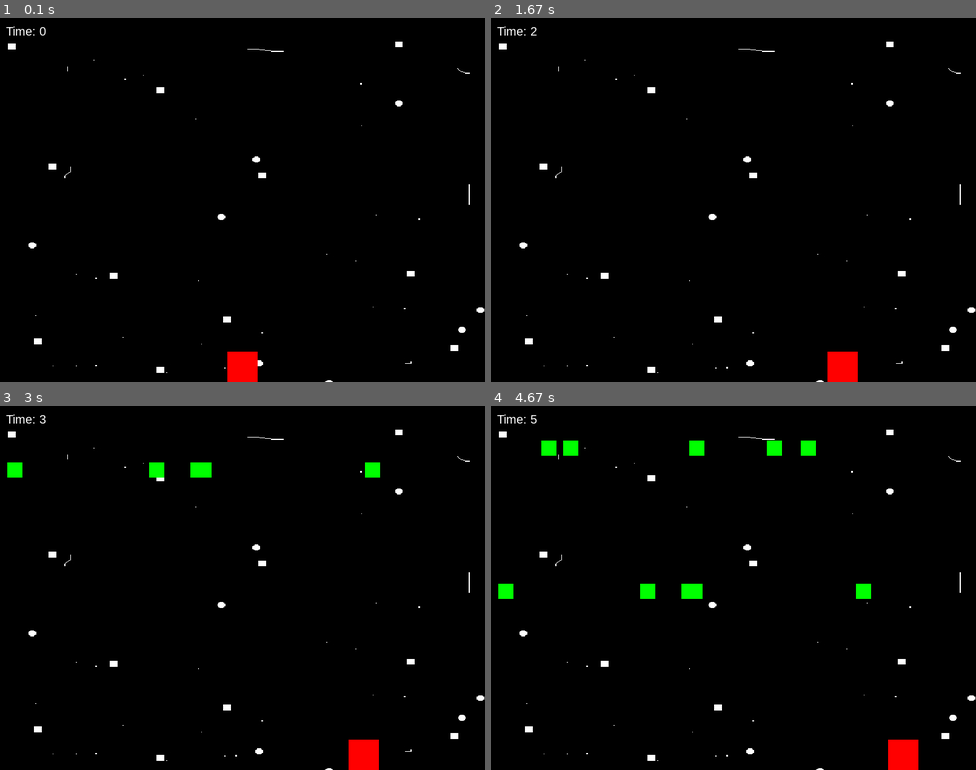
Above: before the commit, frames 1-4 (two rows, left to right).
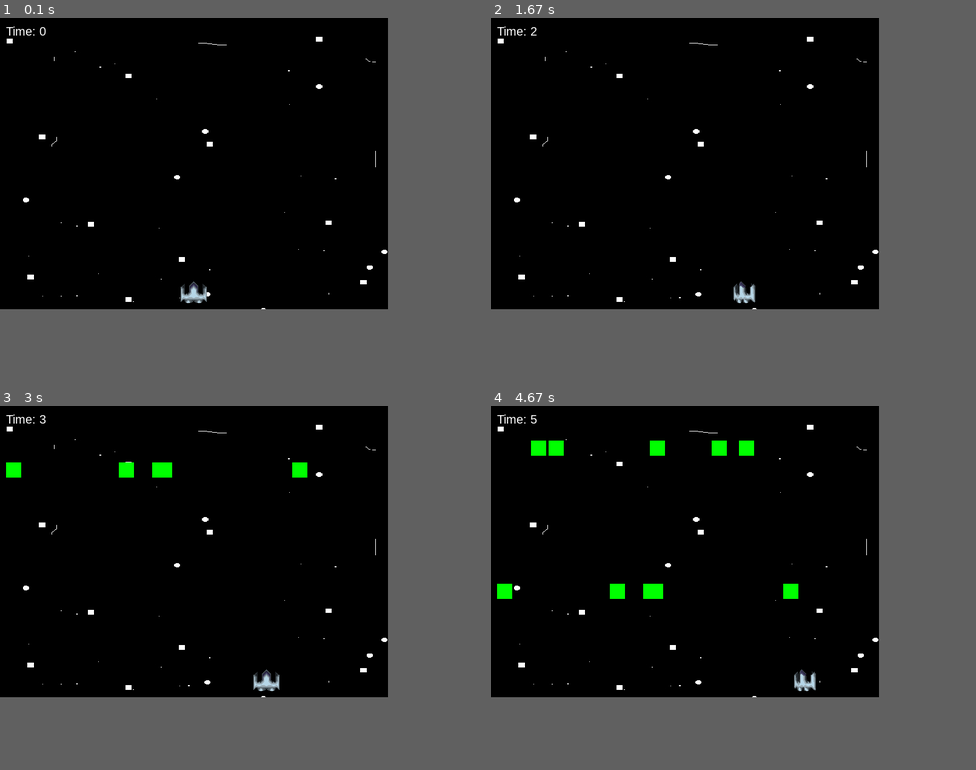
Above: after the commit, the same moments.

Repository: 08darknight1/Python-9-Games-in-1
Game: pygame game, started from Main.py
The game is run twice, just before and just after one commit, with the same random seed, the same clock (stepped at 60 frames per second) and the same inputs.
Inputs:
- Up to frame 1 (0.1 s): type "1 (at the terminal prompt)" at 0 s
- Up to frame 2 (1.67 s): hold Right 0.33-0.8 s; hold Right 0.83-1.3 s; hold Left from 1.33 s (still down)
- Up to frame 3 (3 s): release Left at 1.87 s; hold Left 1.9-2.3 s; hold Right 2.33-2.97 s
- Up to frame 4 (4.67 s): hold Left 3-3.47 s; hold Right 3.5-3.97 s; hold Right 4-4.47 s; hold Left from 4.5 s (still down)
In our replay, the window is 800x600 before the commit and 640x480 after it. These sizes can differ from the game's own. Grey fills any space a smaller window leaves; there, only what the larger window draws over its background counts as a difference.

The runs differ from the first frame. In frame 1, 1.5% of the frame differs, in the area x 1-100%, y 5-100%; in frame 2, 1.5%; in frame 3, 2.2%; in frame 4, 3.3%.

Commit message:
Created player main ship sprite and added turning animation to ship!

Diff:
--- a/Main.py
+++ b/Main.py
@@ -15,6 +15,6 @@
     if gameOption == 0:
         LabyrinthysMain.RunGame()
     elif gameOption == 1:
-        PyGameMain.RunGame(800, 600, 50, 50, 5)
+        PyGameMain.RunGame(640, 480, 50, 50, 5)
     elif gameOption == 10:
         break
--- a/PyGameTestGame/Entities.py
+++ b/PyGameTestGame/Entities.py
@@ -13,7 +13,7 @@
         if debugRect:
             self.pyGameObject = pygame.Rect(posX, posY, self.width, self.height)
         else:
-            print("Waiting for code implementation of definitive player!")
+            print("Waiting for code implementation of definitive object!")
 
     def ReturnPyGameObject(self):
         return self.pyGameObject
@@ -32,4 +32,22 @@
 
         self.debug = debug
 
+        self.dead = False
+
+        self.playerSprites = []
+
+        self.playerSprites.append(pygame.image.load("PyGameTestGame/Resources/Ship.png"))
+        self.playerSprites.append(pygame.image.load("PyGameTestGame/Resources/Ship Turning.png"))
+
         self.CreatePyGameObject(debug, self.posX, self.posY)
+
+    def CreatePyGameObject(self, debugRect: bool, posX: float, posY: float):
+        self.pyGameObject = pygame.Rect(posX, posY, self.width, self.height)
+
+        if not debugRect:
+            self.currentSprite = self.playerSprites[0]
+            self.SetNewPlayerSprite(0,0)
+
+    def SetNewPlayerSprite(self, index : int, direction: int):
+        self.currentSprite = self.playerSprites[index]
+        self.spriteDirection = direction
--- a/PyGameTestGame/PyGameMain.py
+++ b/PyGameTestGame/PyGameMain.py
@@ -2,12 +2,15 @@
 import time
 import pygame
 from PyGameTestGame import Entities
-pygame.font.init()
 
 class RunGame:
 
     def __init__(self, Width: int, Height: int, playerH: int, playerW: int, starsNumberPerCycle) -> None:
+        pygame.font.init()
+
         self.font = pygame.font.SysFont("Arial", 20)
+
+        self.gameOverFont = pygame.font.SysFont("Arial", 80)
 
         self.window = pygame.display.set_mode((Width, Height))
 
@@ -17,7 +20,7 @@
 
         self.background = pygame.transform.scale(pygame.image.load("PyGameTestGame/Resources/spaceBackground.jpeg"), (Width, Height))
 
-        self.player = Entities.Player("Ship", playerW, playerH, 10, (Width-playerW)/2, Height-playerH, True)
+        self.player = Entities.Player("Ship", playerW, playerH, 10, (Width-playerW)/2, Height-playerH, False)
 
         self.clock = pygame.time.Clock()
 
@@ -47,15 +50,15 @@
                 #mt fodido isso mds
                 meteorWidth = self.player.width/2
 
-                print("Defined meteor Width as: ", meteorWidth)
+                #print("Defined meteor Width as: ", meteorWidth)
 
                 meteorHeight = self.player.height/2
 
-                print("Defined meteor Height as: ", meteorHeight)
+                #print("Defined meteor Height as: ", meteorHeight)
 
                 posX = random.randrange(0, self.window.get_width())
 
-                print("Defined meteor PosX as: ", posX)
+                #print("Defined meteor PosX as: ", posX)
 
                 meteorName = "Meteor " + str(x)
 
@@ -85,8 +88,10 @@
                 self.meteors.remove(meteor)
             elif meteorObj.y + meteorObj.height >= self.player.ReturnPyGameObject().y and meteorObj.colliderect(self.player.ReturnPyGameObject()):
                 self.meteors.remove(meteor)
-                #Implement something about the player being hit here!
+                self.player.dead = True
                 break
+
+        self.CheckForGameOver(self.player)
 
         self.DrawGame()
 
@@ -99,11 +104,18 @@
 
         if self.player.debug:
             pygame.draw.rect(self.window, "red", self.player.ReturnPyGameObject())
+        else:
+            playerObj = self.player.ReturnPyGameObject()
+            if self.player.spriteDirection >= 1:
+                self.window.blit(pygame.transform.flip(self.player.currentSprite, True, False), (playerObj.x, playerObj.y))
+            else:
+                self.window.blit(self.player.currentSprite, (playerObj.x, playerObj.y))
+            #print("Trying to implement this bitch")
 
         for x in range(len(self.meteors)):
             meteorObj = self.meteors[x].ReturnPyGameObject()
             pygame.draw.rect(self.window, (0, 255, 0), meteorObj)
-            print("Hi my name is", self.meteors[x].name, " | My current Position is: [", meteorObj.x,"][", meteorObj.y,"]")
+            #print("Hi my name is", self.meteors[x].name, " | My current Position is: [", meteorObj.x,"][", meteorObj.y,"]")
 
         pygame.display.update()
 
@@ -112,6 +124,24 @@
 
         if self.userInput[pygame.K_LEFT] and player.ReturnPyGameObject().x >= 0:
             player.ReturnPyGameObject().x = player.ReturnPyGameObject().x - player.speed
+            player.SetNewPlayerSprite(1, 0)
+        elif self.userInput[pygame.K_RIGHT] and player.ReturnPyGameObject().x <= self.window.get_width() - player.width:
+            player.ReturnPyGameObject().x = player.ReturnPyGameObject().x + player.speed
+            player.SetNewPlayerSprite(1, 1)
+        else:
+            player.SetNewPlayerSprite(0, 0)
 
-        if self.userInput[pygame.K_RIGHT] and player.ReturnPyGameObject().x <= self.window.get_width() - player.width:
-            player.ReturnPyGameObject().x = player.ReturnPyGameObject().x + player.speed
+
+    def CheckForGameOver(self, player: Entities.Player):
+        if player.dead:
+            lostText= self.gameOverFont.render("You lost!", 1, "White")
+
+            textWidth = self.window.get_width()/2 - lostText.get_width()/2
+            textHeight = self.window.get_height()/2 - lostText.get_height()/2
+
+            self.window.blit(lostText, (textWidth, textHeight))
+
+            pygame.display.update()
+            pygame.time.wait(4000)
+
+            self.running = False
Binary file added: PyGameTestGame/Resources/Ship Turning.png
Binary file added: PyGameTestGame/Resources/Ship.png
